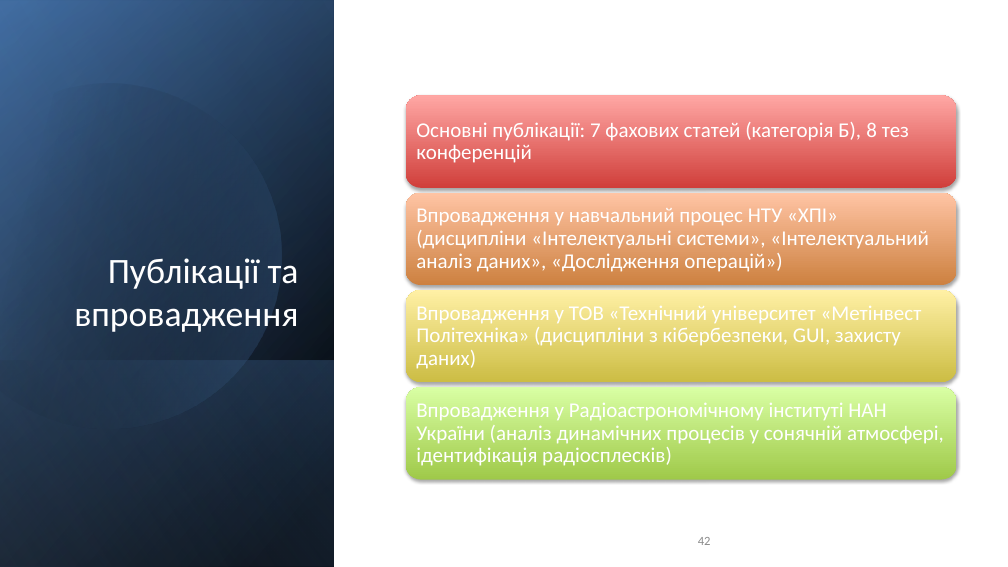
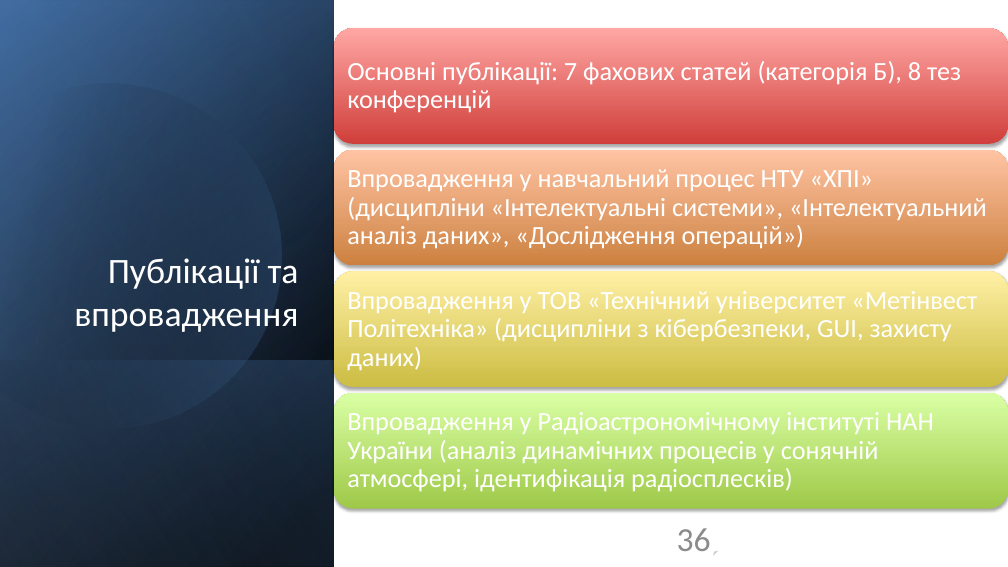
Before and after one commit to ly0wenka/dis_f, a slide deck: slide 36 of dissertation_Kondratov_slides.pptx (slide 42 before the commit). Drawn at 1008x567 pixels with LibreOffice and Linux fonts; fonts in the diff are those of the drawing. Boxes give left, top, right and bottom in pixels: in the first picture for what was removed or moved away, otherwise in the second. Text is boxed around its words. In the diff, an @@ line names an element or a change of style, - is before the commit and + after.

```diff
--- a/dissertation_Kondratov_slides.pptx
+++ b/dissertation_Kondratov_slides.pptx
@@ rounded rectangle: place and size @@
-rounded rectangle at bbox=[405, 95, 957, 188]
+rounded rectangle at bbox=[334, 28, 1008, 144]
@@ size 20 to 25 pt; more space between paragraphs in 4 elements at bbox=[347, 291, 977, 370], bbox=[347, 412, 934, 491], bbox=[347, 169, 987, 248], bbox=[347, 61, 961, 112] @@
@@ text "Основні публікації: 7 фахових статей ...": place and size @@
-text "Основні публікації: 7 фахових статей ..." at bbox=[416, 122, 909, 163]
+text "Основні публікації: 7 фахових статей ..." at bbox=[347, 61, 961, 112]
@@ rounded rectangle: place and size @@
-rounded rectangle at bbox=[405, 193, 957, 285]
+rounded rectangle at bbox=[334, 150, 1008, 265]
@@ text "Впровадження у навчальний процес НТУ ...": place and size @@
-text "Впровадження у навчальний процес НТУ ..." at bbox=[416, 208, 929, 272]
+text "Впровадження у навчальний процес НТУ ..." at bbox=[347, 169, 987, 248]
@@ rounded rectangle: place and size @@
-rounded rectangle at bbox=[405, 290, 957, 382]
+rounded rectangle at bbox=[334, 271, 1008, 387]
@@ text "Впровадження у ТОВ «Технічний університет ...": place and size @@
-text "Впровадження у ТОВ «Технічний університет ..." at bbox=[416, 306, 922, 369]
+text "Впровадження у ТОВ «Технічний університет ..." at bbox=[347, 291, 977, 370]
@@ rounded rectangle: place and size @@
-rounded rectangle at bbox=[405, 387, 957, 479]
+rounded rectangle at bbox=[334, 393, 1008, 509]
@@ text "Впровадження у Радіоастрономічному інституті НАН ...": place and size @@
-text "Впровадження у Радіоастрономічному інституті НАН ..." at bbox=[416, 402, 944, 466]
+text "Впровадження у Радіоастрономічному інституті НАН ..." at bbox=[347, 412, 934, 491]
@@ page number added at bbox=[646, 526, 718, 556], fill #FFFFFF, outline #000000 2 pt, 32 pt, text #8C8C8C @@
+36
@@ page number removed at bbox=[698, 537, 711, 545] @@
-42
```
Also in this commit, not shown: 34 other slides changed, 6 slides removed.
